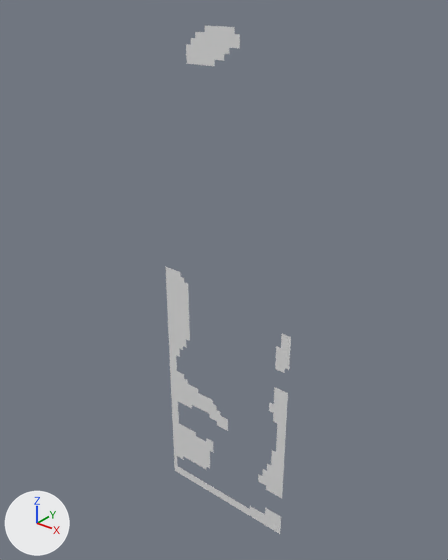
One commit to the OBJ model Assets/Tiled2Unity/Meshes/thin_and_high.obj: the scene before it, then after it.
One viewpoint serves both versions: a camera (50 mm lens) standing at (15.8, -25.8, 1.5) and looking at (-5.3, 0.5, -14.9). The axes (+X, +Y, +Z) are drawn at lower left. The lights are the same throughout. Where no turn or scale is listed for an object, it has been applied to the vertices.

The first picture shows 'thin_and_high'.
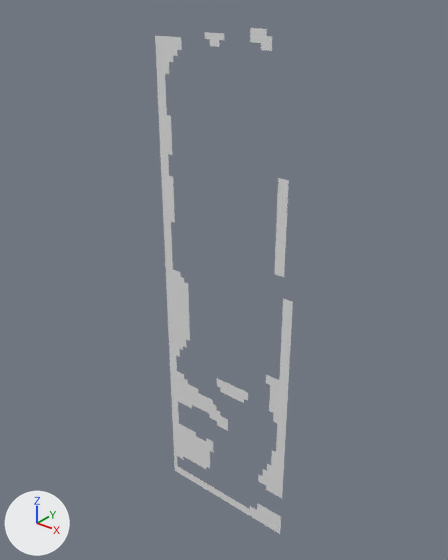
Changed parts and their boxes [x1, y1, x2, y2] in the pictures (448 x 560 px):
'thin_and_high', reshaped (10% wider): before [166, 25, 291, 534]; after [155, 28, 293, 534]
part 1 of me_thin_and_high, added: after [274, 178, 289, 277]
part 2 of me_thin_and_high, added: after [217, 378, 248, 403]
part 3 of me_thin_and_high, added: after [250, 28, 272, 51]
part 4 of me_thin_and_high, built on: before [186, 25, 240, 66]; after [155, 35, 182, 269]
part 5 of me_thin_and_high, built on: before [275, 346, 281, 371]; after [266, 298, 293, 404]
part 6 of me_thin_and_high, added: after [257, 504, 265, 514]

The change, as a diff of the scene's bpy script:
```diff
--- a/Assets/Tiled2Unity/Meshes/thin_and_high.obj.py
+++ b/Assets/Tiled2Unity/Meshes/thin_and_high.obj.py
@@ me_thin_and_high @@
 # used by ob_thin_and_high; location = (0.0, 0.0, 0.0)
-me_thin_and_high.from_pydata(...)  # 731 vertices, 547 faces; spans x -9.6..0.0, y 0.0, z -32.0..-0.6
+me_thin_and_high.from_pydata(...)  # 989 vertices, 719 faces; spans x -9.6..0.0, y 0.0, z -32.0..-0.6
+# me_thin_and_high part 1: a new loose piece of 54 vertices spanning x -1.3..-0.6, y 0.0, z -13.1..-7.7
+# me_thin_and_high part 2: a new loose piece of 34 vertices spanning x -5.4..-2.9, y 0.0, z -22.7..-21.8
+# me_thin_and_high part 3: a new loose piece of 17 vertices spanning x -3.2..-1.9, y 0.0, z -1.6..-0.6
+# me_thin_and_high part 4: 53 vertices removed from x -7.4..-3.8, y 0.0, z -2.6..-0.6; 166 vertices added at x -9.6..-7.7, y 0.0, z -14.7..-1.3
+# me_thin_and_high part 5: 6 vertices removed from x -1.0, y 0.0, z -19.2..-17.6; 42 vertices added at x -1.6..0.0, y 0.0, z -21.4..-14.4
+# me_thin_and_high part 6: 4 vertices added at x -1.9..-1.6, y 0.0, z -30.7..-30.4
```
